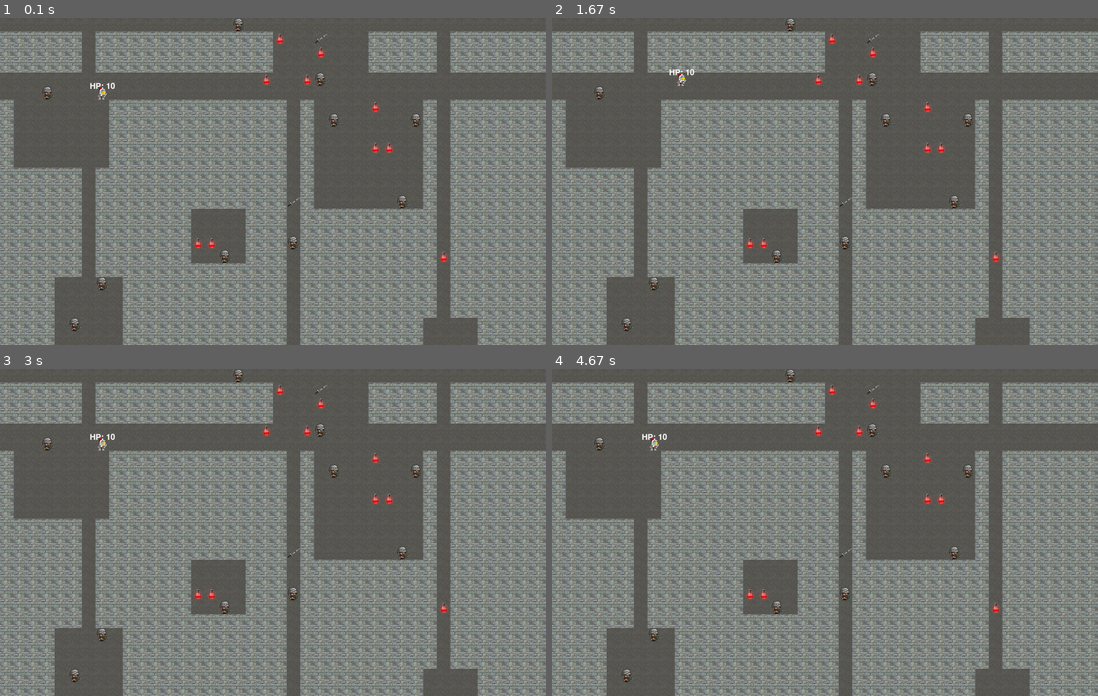
Above: before the commit, frames 1-4 (two rows, left to right).
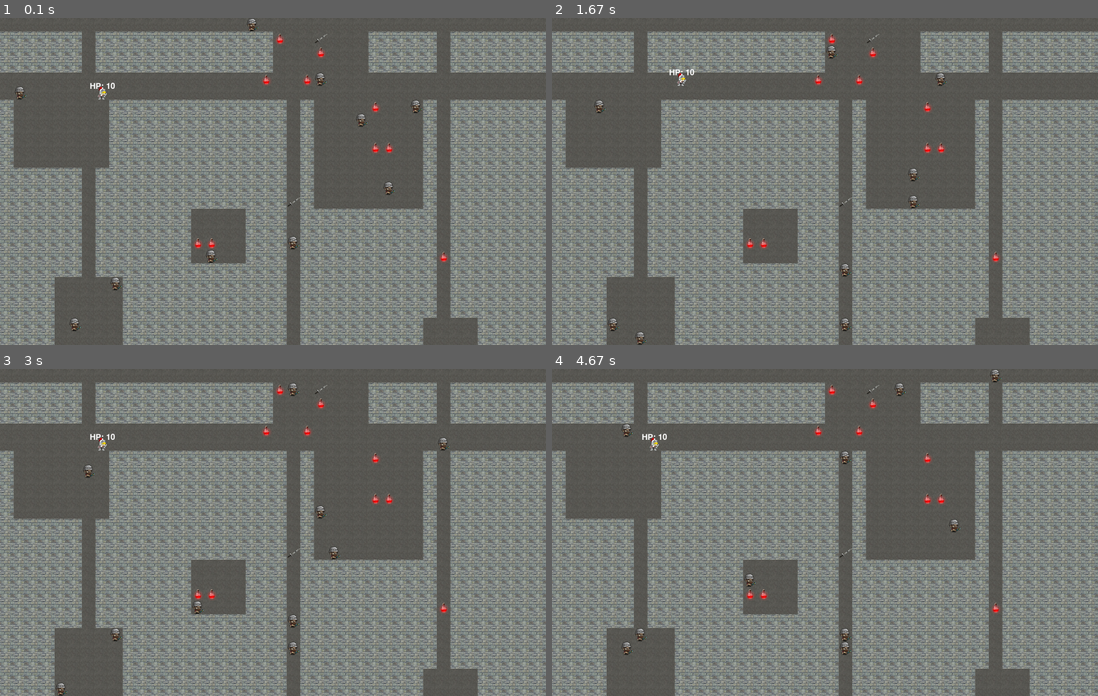
Above: after the commit, the same moments.

Repository: Ashatanka/ROGALIQUE
Game: pygame game, started from rogalique_pygame.py
Two runs of this game, one before a commit and one after it. Both use one fixed random seed, a clock stepped at 60 frames per second and the inputs below.
Inputs:
- Up to frame 1 (0.1 s): no input
- Up to frame 2 (1.67 s): hold Right 0.33-0.8 s; hold Up 0.83-1.13 s; hold Right 1.17-1.63 s
- Up to frame 3 (3 s): hold Left 1.67-2.2 s; hold Down 2.23-2.53 s; hold Left 2.57-2.97 s
- Up to frame 4 (4.67 s): hold Up 3-3.37 s; hold Right 3.4-4.03 s; hold Down 4.07-4.43 s; hold Left from 4.47 s (still down)

The runs differ from the first frame. In frame 1, 0.6% of the frame differs, in the area x 2-78%, y 0-84%; in frame 2, 0.8%; in frame 3, 0.8%; in frame 4, 0.8%, in the area x 7-83%, y 0-96%.

Commit message:
enemies walks but too fast

Diff:
--- a/level.py
+++ b/level.py
@@ -159,17 +159,26 @@
         self.pos = pos
         self.hp = 10
 
-    def move(self, dx, dy, level):
+    def move(self, level):
+        variety = [(-1, 0), (1, 0), (0, -1), (0, 1)]
+        dx, dy = variety[random.randint(0, len(variety) - 1)]
         new_pos = (self.pos[0] + dx * tilesize, self.pos[1] + dy * tilesize)
         if 0 <= new_pos[0] < map_width * tilesize and 0 <= new_pos[1] < map_height * tilesize:
+
+            new_rect = pygame.Rect(new_pos[0], new_pos[1], self.rect.width, self.rect.height)
+
             for tile in level.tiles:
-                if tile.tiletype == 'wall' and tile.rect.collidepoint(new_pos):
+                if tile.tiletype == 'wall' and tile.rect.colliderect(new_rect):
                     # Если есть стена на новой позиции, игрок не может сделать этот шаг
+                    return
+            for player in level.player:
+                if player.rect.colliderect(new_rect):
+                    player.hp -= 1
                     return
 
             # Если нет стены на пути, обновляем позицию игрока
             self.pos = new_pos
-            self.rect.topleft = self.pos
+            self.rect = new_rect
 
 class Sword(pygame.sprite.Sprite):
     def __init__(self, pos, size):
--- a/rogalique_pygame.py
+++ b/rogalique_pygame.py
@@ -33,6 +33,8 @@
         level.draw_tiles()
         pygame.display.update()
         screen.blit(level.player.sprite.image, level.player.sprite.rect)
+        for enemy in level.enemies:
+            enemy.move(level)
         clock.tick(FPS)  # set fps
 
 
